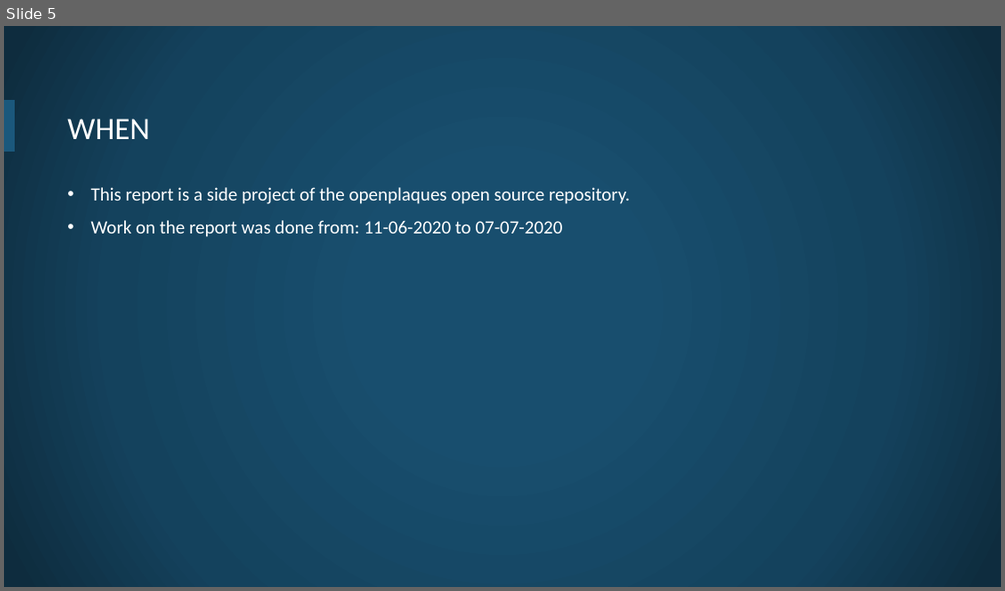
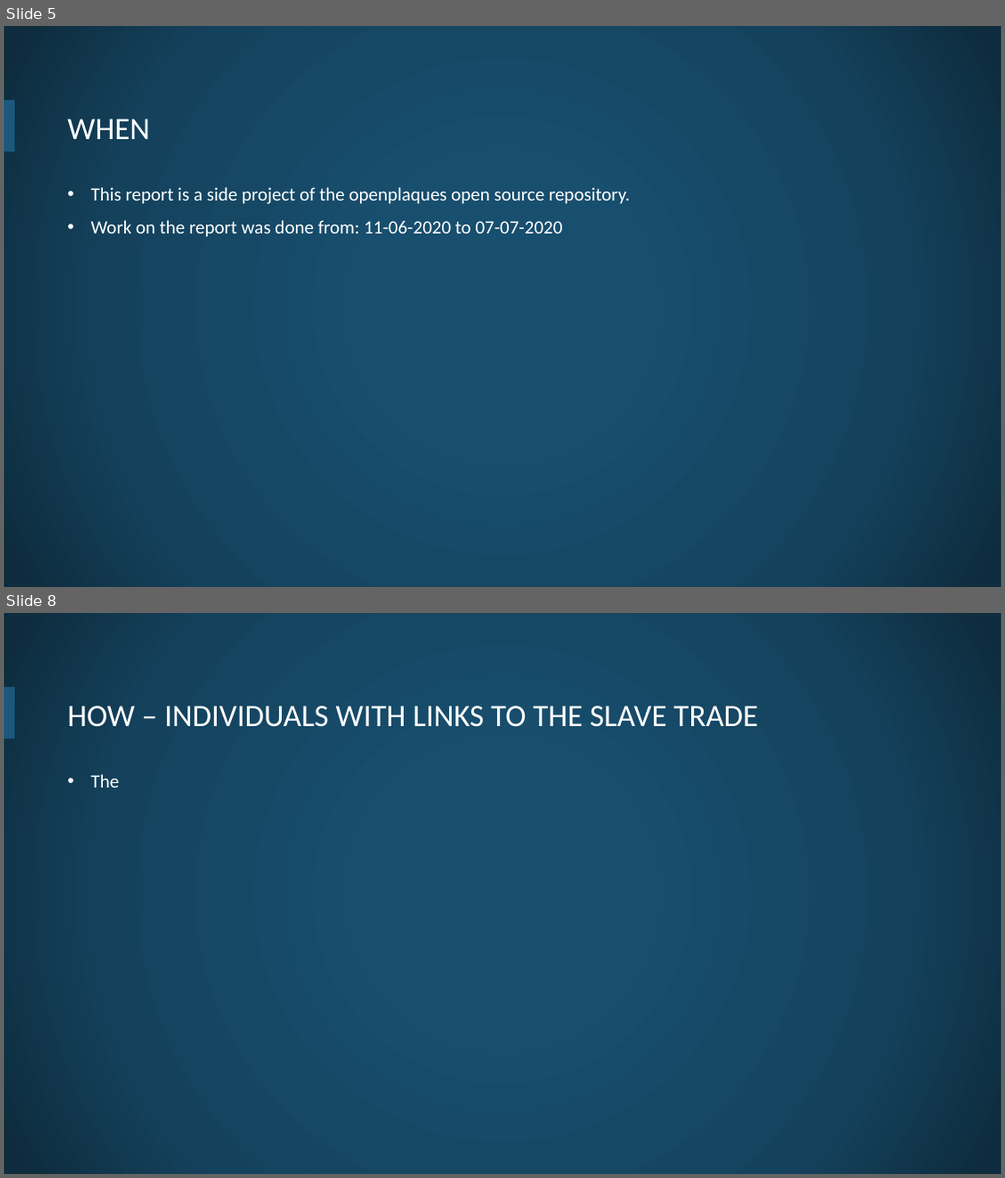
Before and after one commit to openheritage/open-plaques-diversity, a slide deck: The diversity of plaques in London.pptx. Shown one above the other, each under a label of ours: slide 5 before the commit, slides 5 and 8 after it; the slides between them are not shown. The pictures are 1005x591 and 1005x1178 pixels, drawn with LibreOffice and Linux fonts; fonts in the diff are those of the drawing; background and template pictures are left out. Boxes give left, top, right and bottom in pixels: in the first picture for what was removed or moved away, otherwise in the second. Text is boxed around its words. In the diff, an @@ line names an element or a change of style, - is before the commit and + after.

```diff
--- a/The diversity of plaques in London.pptx
+++ b/The diversity of plaques in London.pptx
@@ slide 8 added at <box>4,613,1001,1174</box>, background picture (left out); not listed: 1 template element that a slide beside it also shows @@
@@ title added at <box>67,706,758,727</box>, 30 pt, text #FFFFFF @@
+HOW – INDIVIDUALS WITH LINKS TO THE SLAVE TRADE
@@ text added at <box>91,774,120,787</box>, 18 pt, text #FFFFFF @@
+• The
```
Also in this commit, not shown: 2 slides changed, 1 other slide added, 1 slide removed.
